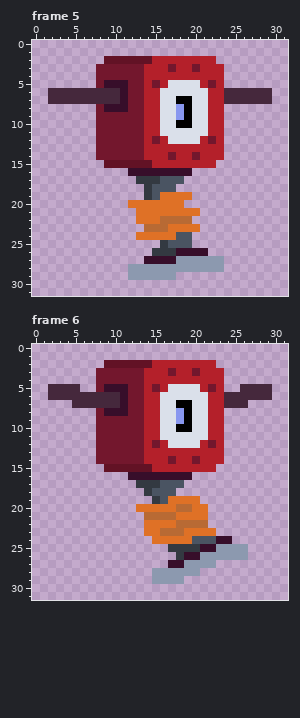
Pixel-art file: piston_walk.ase. That is the earlier state.
32x32 pixels, 11 frames. Shown: frame 5, frame 6. The commit also changed other frames, which this record leaves out.
After:
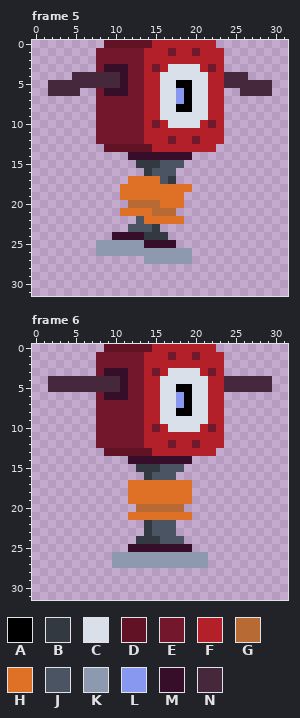
Palette (. is transparent): A #000000  B #333941  C #dae0ea  D #621225  E #73172d  F #b4202a  G #b86a34  H #df7126  J #4a5462  K #8c99af  L #8897ef  M #370e2a  N #45283c
Commit: Updated leg walk animation
The exact change:
--- frame 5
@@ x 0..31 @@
- 0 ................................
- 1 ................................
- 2 .........DDDDDDFFFFFFFF.........
- 3 ........EEEEEEFFFEFFEFFF........
- 4 ........EEEEEEFFFFFFFFFF........
- 5 ........EMMMEEFEFCCCCFEF........
- 6 ..NNNNNNNNNMEEFFCCCCCCFFNNNNNN..
- 7 ..NNNNNNNNNMEEFFCCAACCFFNNNNNN..
- 8 ........EMMMEEFFCCLACCFF........
- 9 ........EEEEEEFFCCLACCFF........
-10 ........EEEEEEFFCCAACCFF........
-11 ........EEEEEEFFCCCCCCFF........
-12 ........EEEEEEFEFCCCCFEF........
-13 ........EEEEEEFFFFFFFFFF........
-14 ........EEEEEEFFFEFFEFFF........
-15 .........DDDDDDFFFFFFFF.........
-16 ............MMMMMMMM............
-17 .............BBBJJJ.............
-18 ..............BJJJ..............
-19 ..............BJHHHH............
-20 ............HHHHHHH.............
-21 .............HHHHHHHH...........
-22 .............HHHGGGG............
-23 ..............GGGHHHH...........
-24 .............HHHHHJJ............
-25 ................BJJJ............
-26 ...............BBBMMMM..........
-27 ..............MMMMKKKKKK........
-28 ............KKKKKKKKKKKK........
-29 ............KKKKKK..............
+ 0 .........DDDDDDFFFFFFFF.........
+ 1 ........EEEEEEFFFEFFEFFF........
+ 2 ........EEEEEEFFFFFFFFFF........
+ 3 ........EMMMEEFEFCCCCFEF........
+ 4 .....NNNNNNMEEFFCCCCCCFFNNN.....
+ 5 ..NNNNNNNNNMEEFFCCAACCFFNNNNNN..
+ 6 ..NNNN..EMMMEEFFCCLACCFF..NNNN..
+ 7 ........EEEEEEFFCCLACCFF........
+ 8 ........EEEEEEFFCCAACCFF........
+ 9 ........EEEEEEFFCCCCCCFF........
+10 ........EEEEEEFEFCCCCFEF........
+11 ........EEEEEEFFFFFFFFFF........
+12 ........EEEEEEFFFEFFEFFF........
+13 .........DDDDDDFFFFFFFF.........
+14 ............MMMMMMMM............
+15 .............BBBJJJ.............
+16 ..............BJJJ..............
+17 ............HHHHJB..............
+18 ...........HHHHHHHHH............
+19 ...........HHHHHHHH.............
+20 ............GGGGHHH.............
+21 ...........HHHHGGG..............
+22 .............JHHHHH.............
+23 ............JJJB................
+24 ..........MMMMBBB...............
+25 ........KKKKKKMMMM..............
+26 ........KKKKKKKKKKKK............
+27 ..............KKKKKK............
+28 ................................
+29 ................................
 30 ................................
--- frame 6
@@ x 0..31 @@
- 0 ................................
- 1 ................................
- 2 .........DDDDDDFFFFFFFF.........
- 3 ........EEEEEEFFFEFFEFFF........
- 4 ........EEEEEEFFFFFFFFFF........
- 5 ..NNNN..EMMMEEFEFCCCCFEF..NNNN..
- 6 ..NNNNNNNNNMEEFFCCCCCCFFNNNNNN..
- 7 .....NNNNNNMEEFFCCAACCFFNNN.....
- 8 ........EMMMEEFFCCLACCFF........
- 9 ........EEEEEEFFCCLACCFF........
-10 ........EEEEEEFFCCAACCFF........
-11 ........EEEEEEFFCCCCCCFF........
-12 ........EEEEEEFEFCCCCFEF........
-13 ........EEEEEEFFFFFFFFFF........
-14 ........EEEEEEFFFEFFEFFF........
-15 .........DDDDDDFFFFFFFF.........
-16 ............MMMMMMMM............
-17 .............BBBJJJ.............
-18 ..............BJJJ..............
-19 ...............BJHHHH...........
-20 .............HHHHHGGHH..........
-21 ..............GGGGHHHH..........
-22 ..............HHHHGGGG..........
-23 ..............HHGGGHHHH.........
-24 ...............HHHHHJJJMM.......
-25 .................BBBBMMKKKK.....
-26 ..................BMMKKKKKK.....
-27 .................MMKKKK.........
-28 ...............KKKKKK...........
-29 ...............KKKK.............
+ 0 .........DDDDDDFFFFFFFF.........
+ 1 ........EEEEEEFFFEFFEFFF........
+ 2 ........EEEEEEFFFFFFFFFF........
+ 3 ........EMMMEEFEFCCCCFEF........
+ 4 ..NNNNNNNNNMEEFFCCCCCCFFNNNNNN..
+ 5 ..NNNNNNNNNMEEFFCCAACCFFNNNNNN..
+ 6 ........EMMMEEFFCCLACCFF........
+ 7 ........EEEEEEFFCCLACCFF........
+ 8 ........EEEEEEFFCCAACCFF........
+ 9 ........EEEEEEFFCCCCCCFF........
+10 ........EEEEEEFEFCCCCFEF........
+11 ........EEEEEEFFFFFFFFFF........
+12 ........EEEEEEFFFEFFEFFF........
+13 .........DDDDDDFFFFFFFF.........
+14 ............MMMMMMMM............
+15 .............BBBJJJ.............
+16 ..............BJJJ..............
+17 ............HHHHHHHH............
+18 ............HHHHHHHH............
+19 ............HHHHHHHH............
+20 .............GGGGGG.............
+21 ............HHHHHHHH............
+22 ..............BJJJ..............
+23 ..............BJJJ..............
+24 .............BBBJJJ.............
+25 ............MMMMMMMM............
+26 ..........KKKKKKKKKKKK..........
+27 ..........KKKKKKKKKKKK..........
+28 ................................
+29 ................................
 30 ................................
